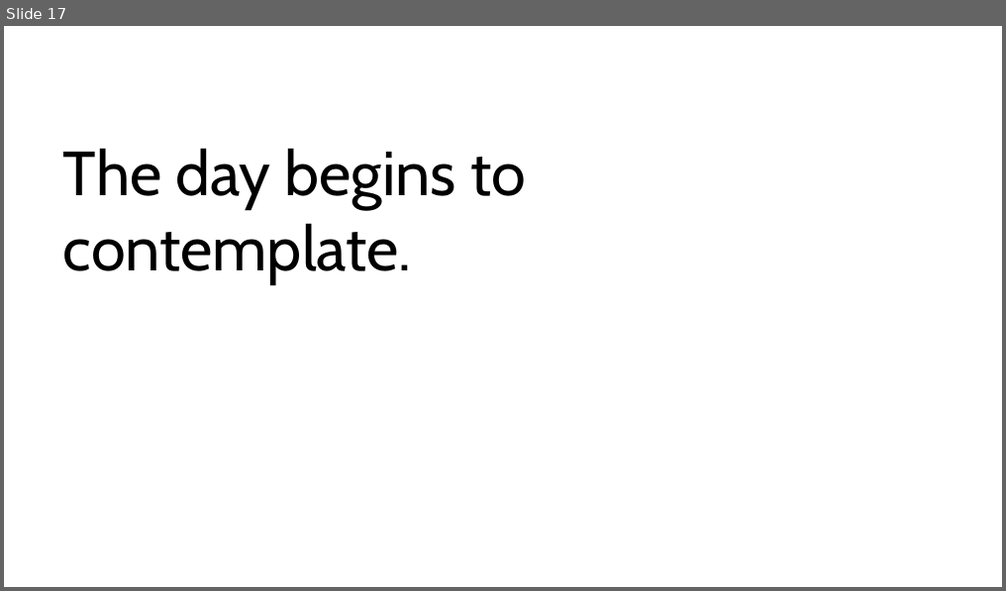
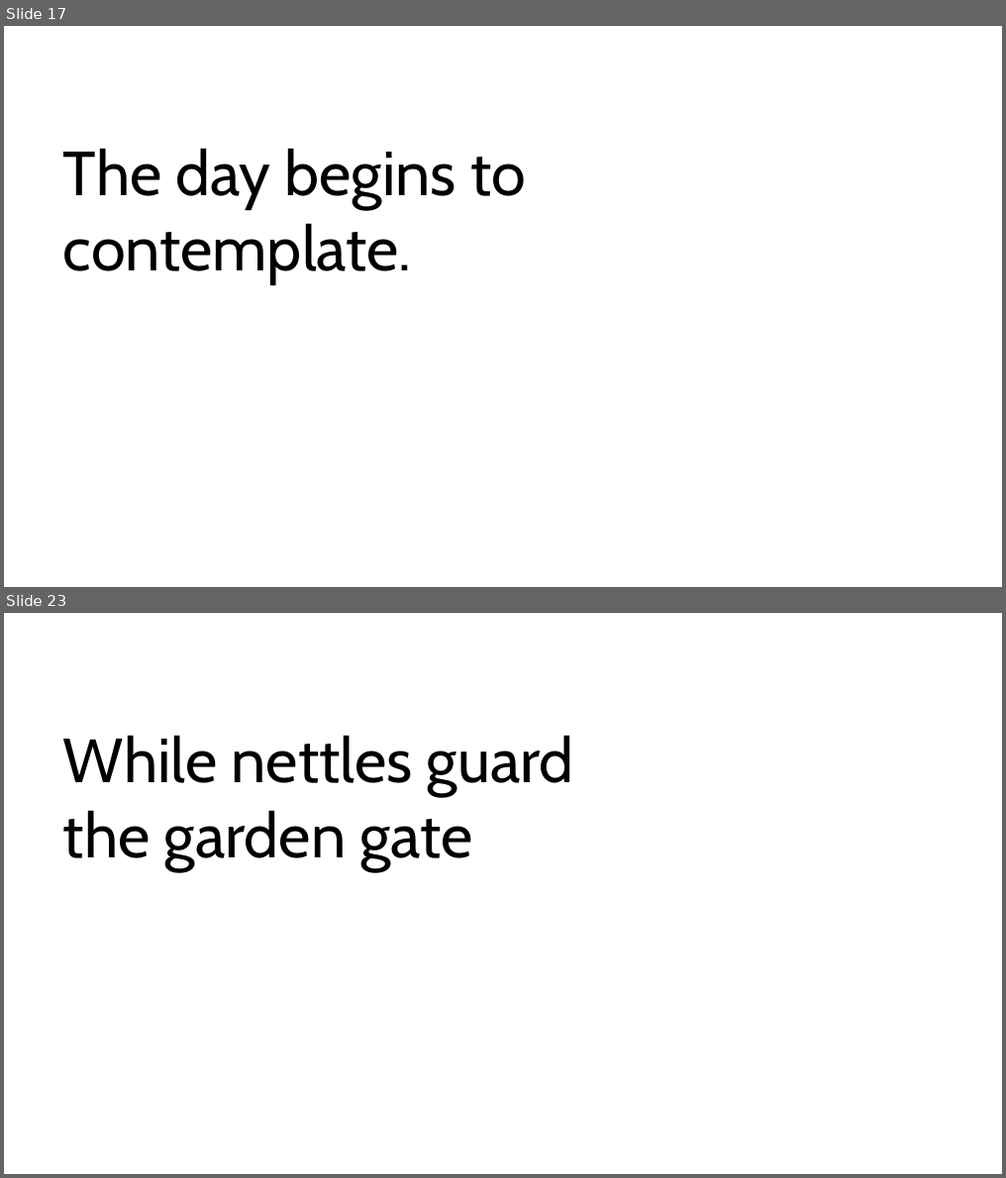
Before and after one commit to aadennis/VbaSandbox, a slide deck: PowerPointVba/PowerPointVba.pptm. Shown one above the other, each under a label of ours: slide 17 before the commit, slides 17 and 23 after it; the slides between them are not shown. The pictures are 1006x591 and 1006x1178 pixels, drawn with LibreOffice and Linux fonts; fonts in the diff are those of the drawing. Boxes give left, top, right and bottom in pixels: in the first picture for what was removed or moved away, otherwise in the second. Text is boxed around its words. In the diff, an @@ line names an element or a change of style, - is before the commit and + after.

```diff
--- a/PowerPointVba/PowerPointVba.pptm
+++ b/PowerPointVba/PowerPointVba.pptm
@@ slide 23 added at box(4, 613, 1002, 1174), background #FFFFFF @@
@@ text added at box(63, 735, 574, 872), 60 pt, text #000000 @@
+While nettles guard the garden gate
```
Also in this commit, not shown: 23 other slides added.
